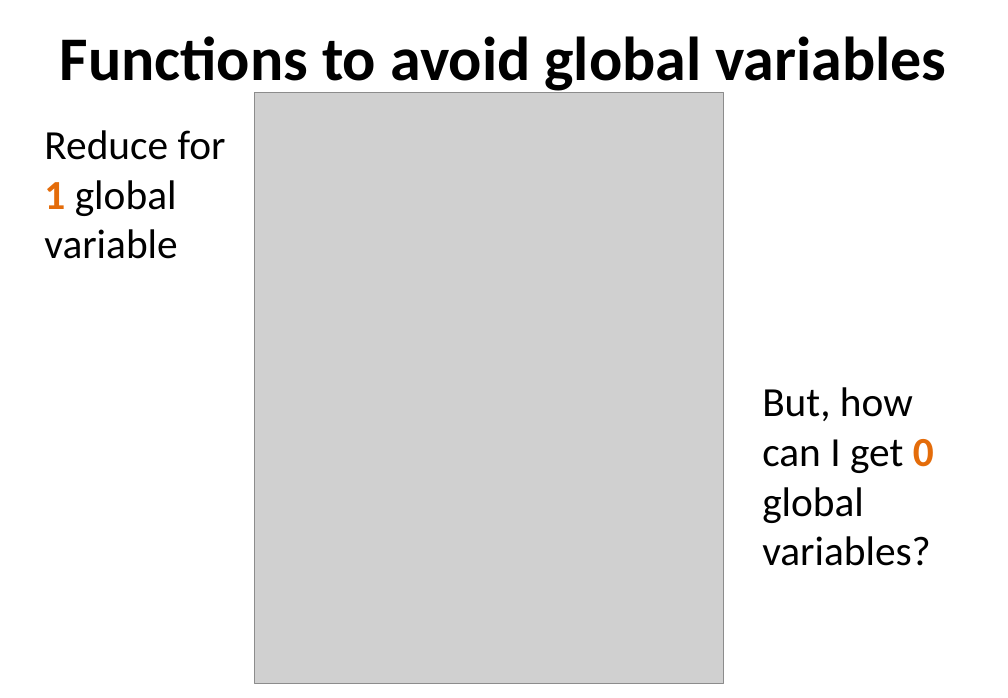
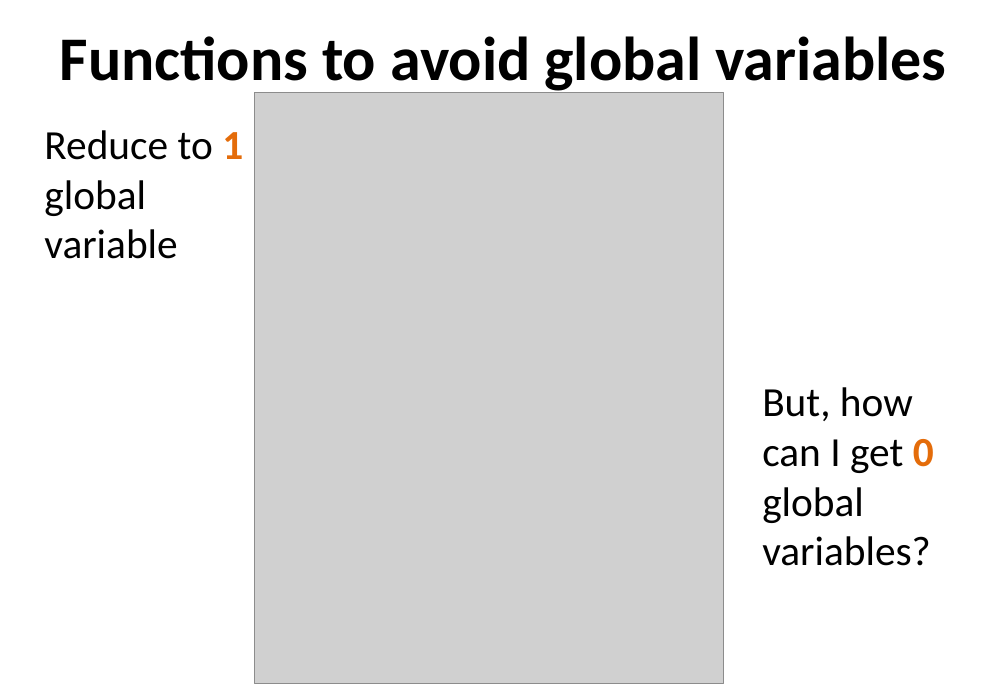
Before and after one commit to monica85rodrigues/presentation-netponto-spa, a slide deck: slide 23 of Relax, it's SPA time.pptx. Drawn at 1008x698 pixels with LibreOffice and Linux fonts; fonts in the diff are those of the drawing; grey boxes stand for pictures; background and template pictures are left out. Boxes give left, top, right and bottom in pixels: in the first picture for what was removed or moved away, otherwise in the second. Text is boxed around its words. In the diff, an @@ line names an element or a change of style, - is before the commit and + after.

```diff
--- a/Relax, it's SPA time.pptx
+++ b/Relax, it's SPA time.pptx
@@ text at (44,130,243,259): text changed @@
-Reduce for 1 global variable
+Reduce to 1 global variable
```
Also in this commit, not shown: 8 other slides changed.
